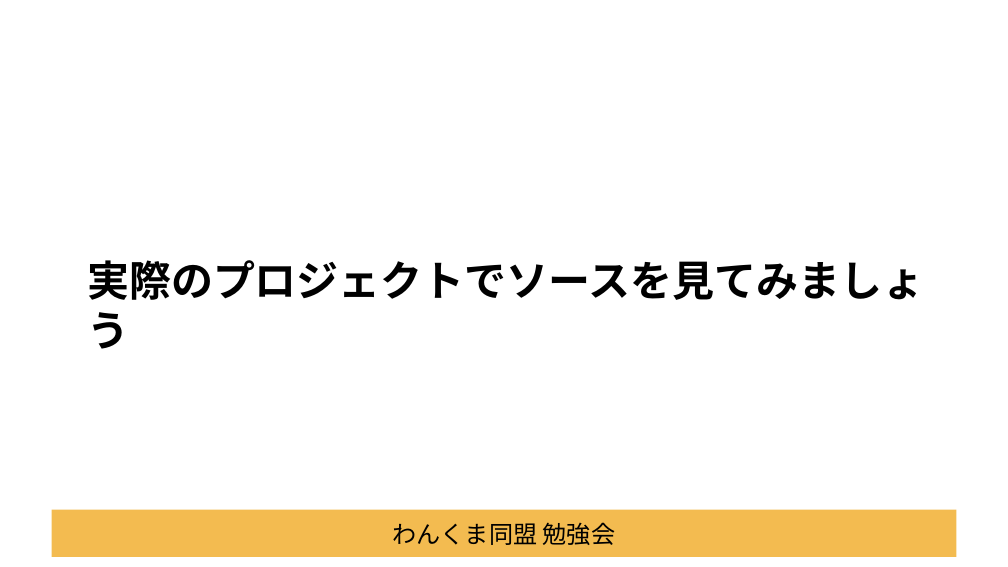
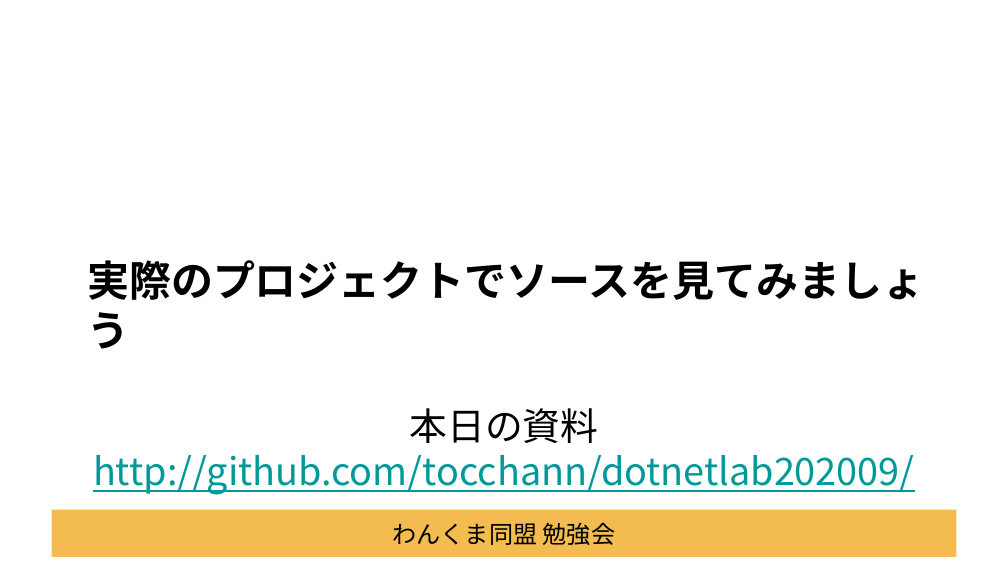
Before and after one commit to Tocchann/dotnetlab202009, a slide deck: slide 14 of Documents/セッション資料.pptx. Drawn at 1008x567 pixels with LibreOffice and Linux fonts; fonts in the diff are those of the drawing; background and template pictures are left out. Boxes give left, top, right and bottom in pixels: in the first picture for what was removed or moved away, otherwise in the second. Text is boxed around its words. In the diff, an @@ line names an element or a change of style, - is before the commit and + after.

Commit message:
セッション資料更新

```diff
--- a/Documents/セッション資料.pptx
+++ b/Documents/セッション資料.pptx
@@ text added at bbox=[93, 408, 915, 495], 36 pt, text #009999, underline @@
+本日の資料
+http://github.com/tocchann/dotnetlab202009/
```
